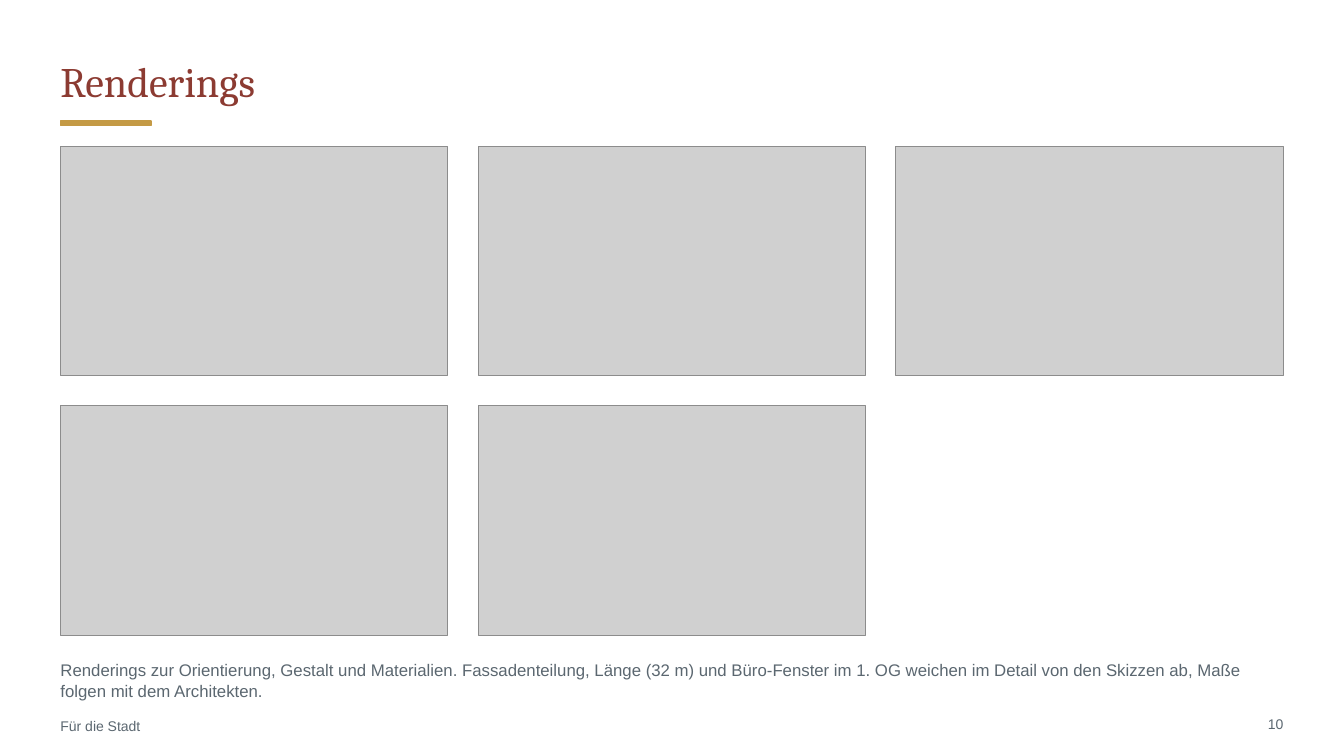
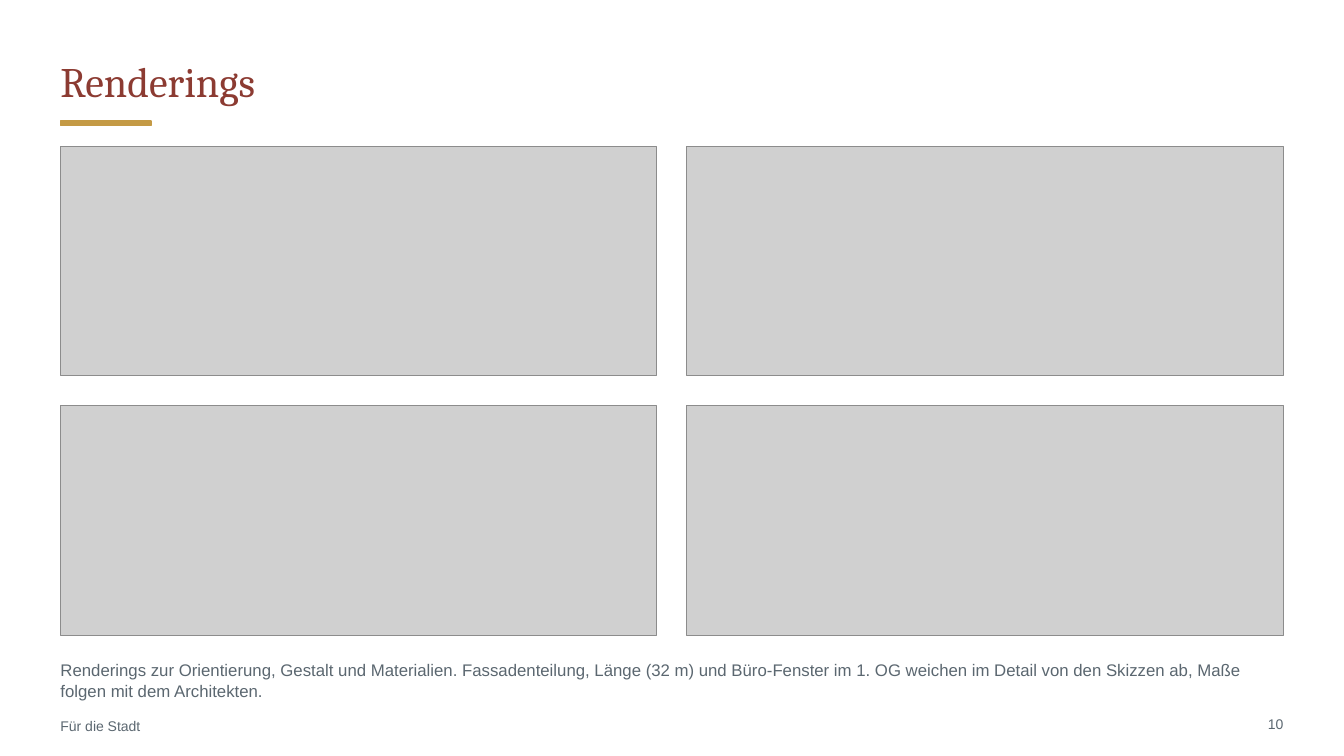
Before and after one commit to CartoonUsername/bau-projekt, a slide deck: slide 10 of praesentation/Neue-Mitte-Werlte_Baufeld3_12-Wohnungen_Restaurant-Bar.pptx. Drawn at 1344x756 pixels with LibreOffice and Linux fonts; fonts in the diff are those of the drawing; grey boxes stand for pictures. Boxes give left, top, right and bottom in pixels: in the first picture for what was removed or moved away, otherwise in the second. Text is boxed around its words. In the diff, an @@ line names an element or a change of style, - is before the commit and + after.

```diff
--- a/praesentation/Neue-Mitte-Werlte_Baufeld3_12-Wohnungen_Restaurant-Bar.pptx
+++ b/praesentation/Neue-Mitte-Werlte_Baufeld3_12-Wohnungen_Restaurant-Bar.pptx
@@ picture resized from (x1=60, y1=146, x2=448, y2=375) to (x1=60, y1=146, x2=657, y2=375) @@
@@ picture removed at (x1=478, y1=146, x2=865, y2=375) @@
@@ picture resized from (x1=896, y1=146, x2=1284, y2=375) to (x1=688, y1=146, x2=1285, y2=375) @@
@@ picture resized from (x1=60, y1=406, x2=448, y2=635) to (x1=60, y1=406, x2=657, y2=635) @@
@@ picture removed at (x1=478, y1=406, x2=865, y2=635) @@
@@ picture added at (x1=688, y1=406, x2=1285, y2=635) @@
```
Also in this commit, not shown: 1 other slide changed, 1 slide added, 21 other files.
